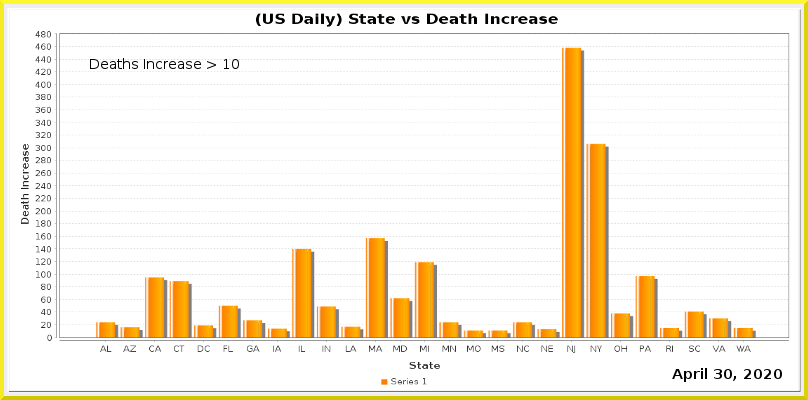
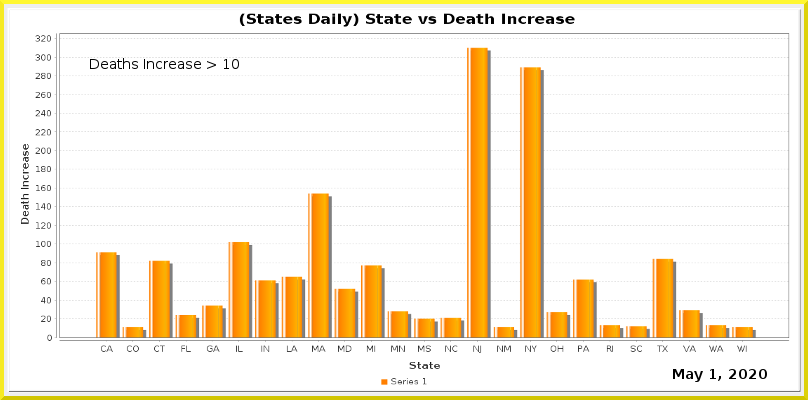
Layer changes from the first 808 × 400 image to the second:
painted on "Current Date" over [672, 368, 782, 382]
painted on "Date_vs_TestIncrease.png" over [35, 13, 789, 353]
